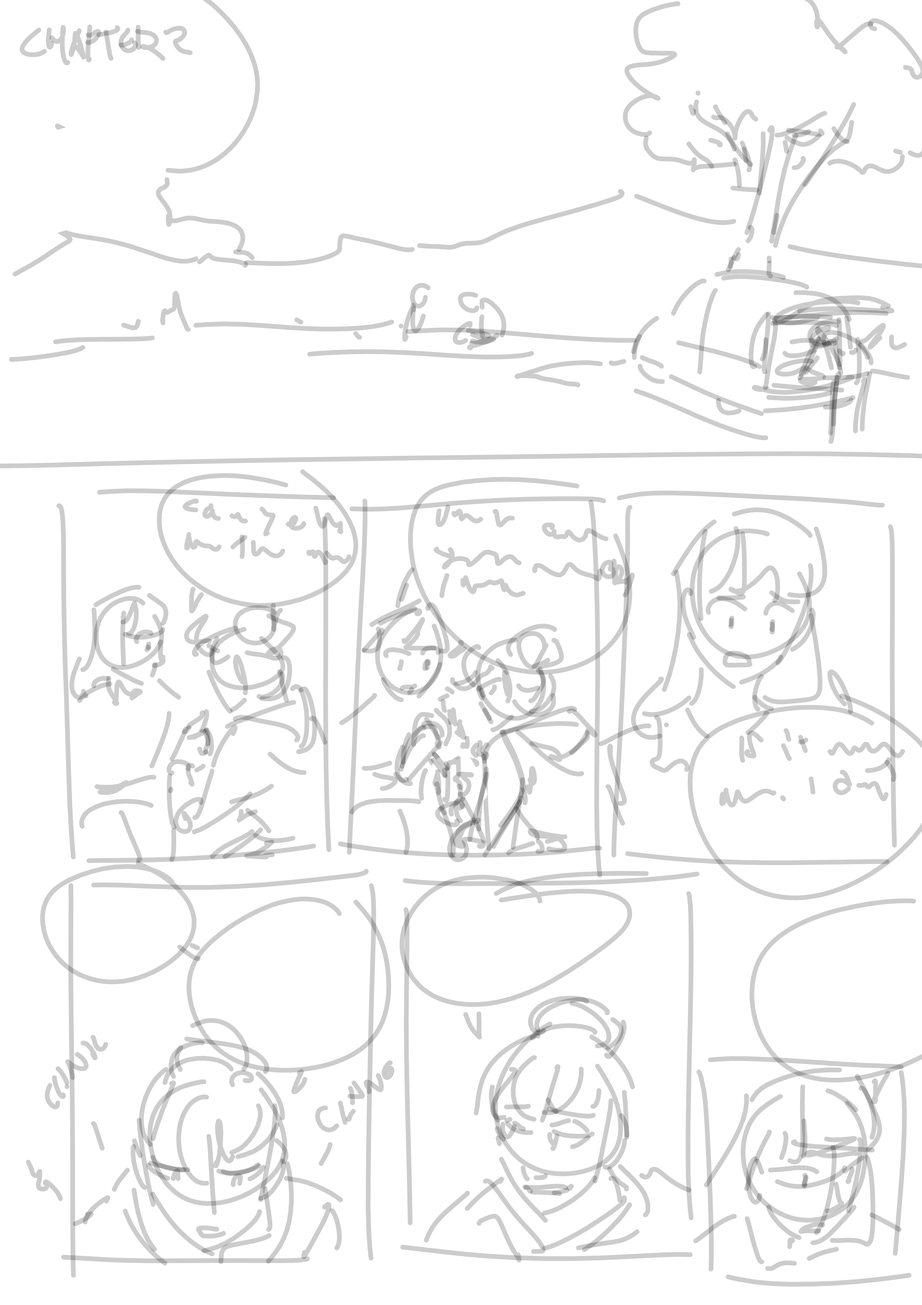
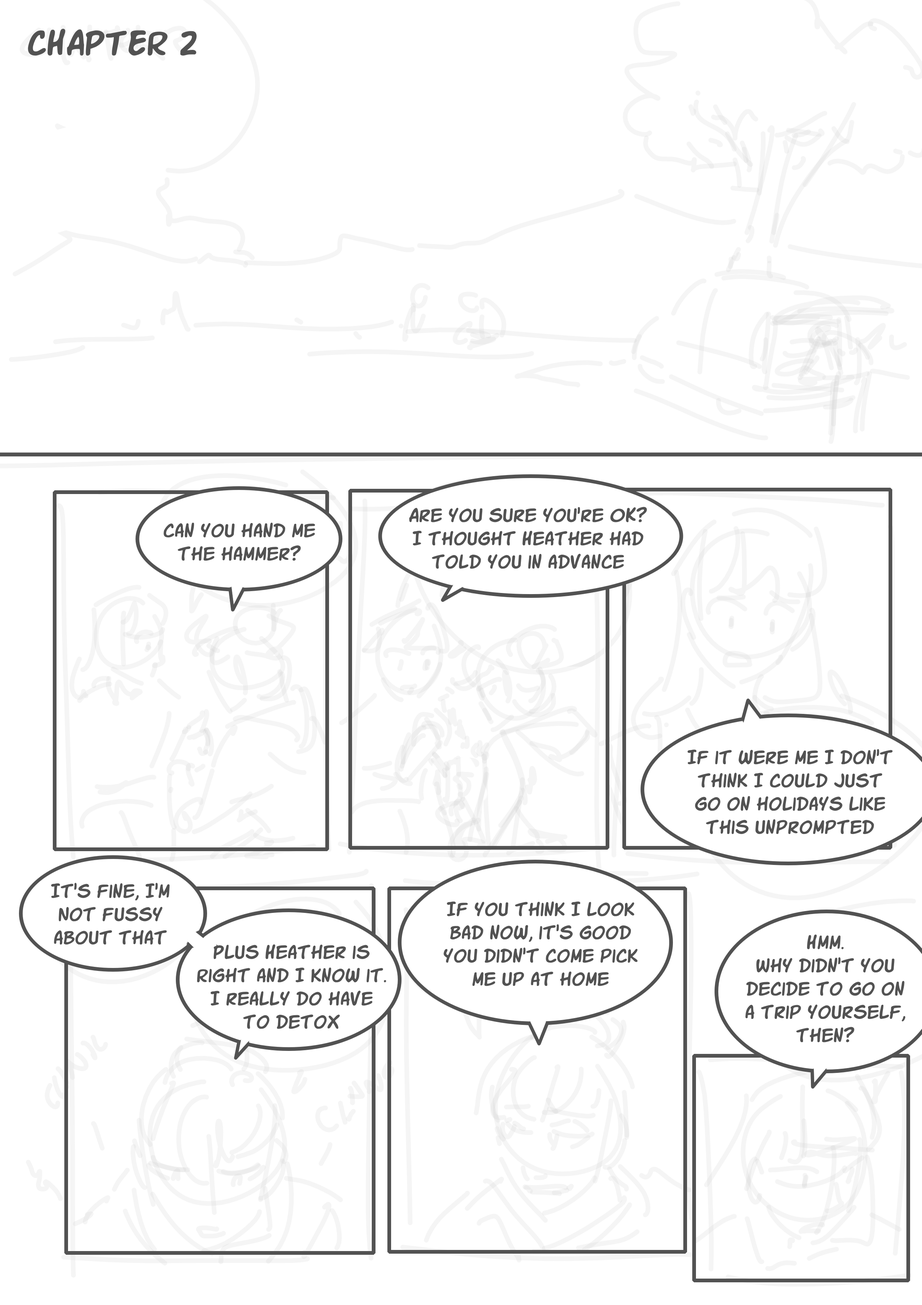
Layer changes from the first 922x1305 image to the second:
added layer "Paint Layer 4" above "Vector Layer 2" over box(142, 547, 922, 1095)
"Background": opacity 100% → 20%, painted on it over box(0, 0, 922, 1287)
